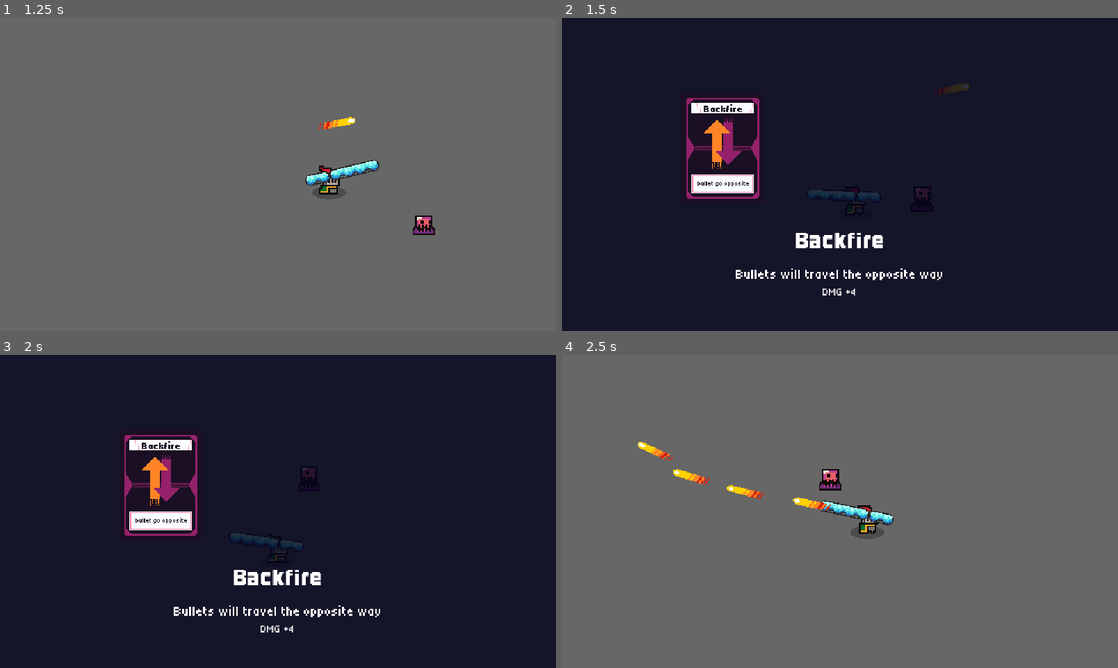
Above: before the commit, frames 1-4 (two rows, left to right).
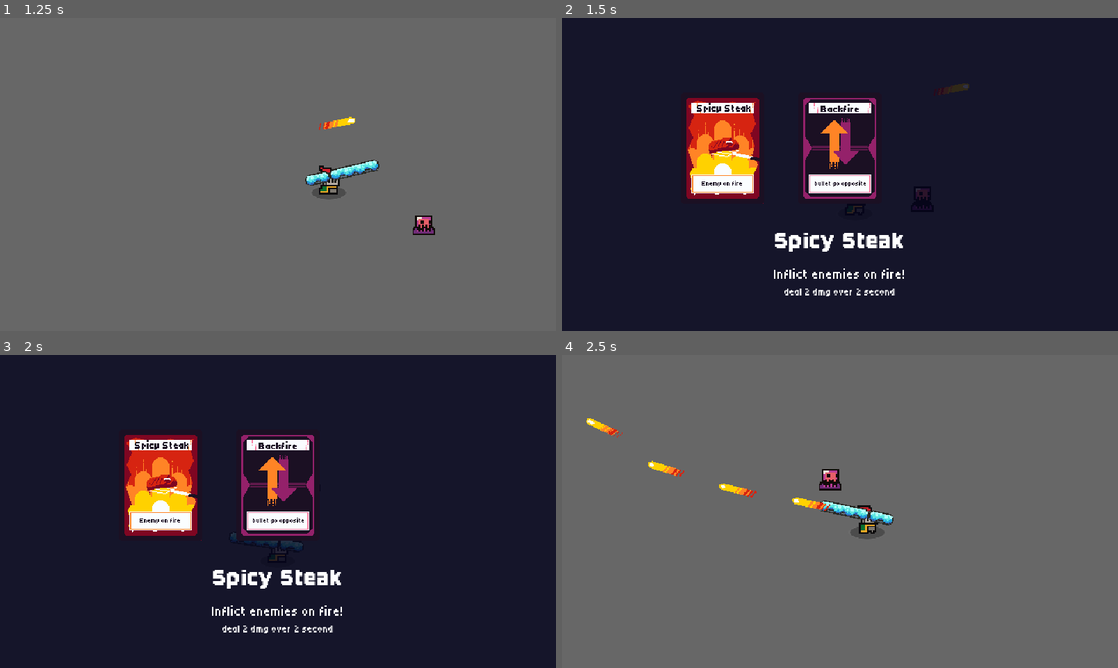
Above: after the commit, the same moments.

Repository: LicoRyte/PSCP--NoIWasTheJudge
Game: Godot game, scene res://Scene/test_scene/guide_test_pc.tscn
The game is run twice, just before and just after one commit, with the same random seed, the same clock (stepped at 60 frames per second) and the same inputs.
Inputs (mouse positions are in pixels of both pictures, inside the frame that each line leads up to):
- Up to frame 1 (1.25 s): move the mouse to (400, 158) at 0.52 s; hold D (Right) from 0.53 s (still down); tap Shift (Dash) at 0.6 s; click (400, 158) at 0.67 s
- Up to frame 2 (1.5 s): move the mouse to (728, 190) at 1.27 s; release D (Right) at 1.28 s; hold S (Down) from 1.28 s (still down); tap P (DevTest) at 1.35 s
- Up to frame 3 (2 s): keep holding S (Down)
- Up to frame 4 (2.5 s): move the mouse to (723, 486) at 2.02 s; release S (Down) at 2.03 s; press the mouse at (723, 486) at 2.03 s; hold D (Right) from 2.03 s (still down)

Frame 1 is identical in both runs. In frame 2, 6.8% of the frame differs, in the area x 22-69%, y 25-89%; in frame 3, 6.8%; in frame 4, 0.7%.

Commit message:
Status Component

Diff:
--- a/Scripts/Base/Effect.gd
+++ b/Scripts/Base/Effect.gd
@@ -6,24 +6,69 @@
 var damage : float
 var effect_name : String
 var tick_value: float
+var duration: float = 0.0
+var defense_decreased : float = 0.0
+var defense_increased : float = 0.0
+var speed_decreased : float = 0.0
+var speed_increased: float = 0.0
+
+var entity: Node2D = null
+var stat : StatComponent = null
+var health : HealthComponent = null
+
 var timer : float = 0.0
-var duration: float = 0.0
+var time_left : float = 0.0
 
-var defense_decreased : float
-var defense_increased : float
+var att = Attack.new()
+var is_active : bool = false
 
-var speed_decreased : float
-var speed_increased: float
+func inflict(target: Node2D, override_duration: float = 0.0):
+	entity = target
+	health = Common.get_component(entity, HealthComponent)
+	stat = Common.get_component(entity, StatComponent)
+	att.damage = damage
 
+	if not is_active:
+		is_active = true
+	timer = 0.0
+	if override_duration:
+		time_left = override_duration
+	else:
+		time_left = duration
 
+func refresh(extended_time: float):
+	time_left = max(time_left, 0.0) + extended_time
+	time_left = clamp(time_left, -1.0, duration)
 
-func effect_update(delta :float):
+func effect_update(delta :float) -> bool:
 	self.duration -= delta
 	self.timer += delta
+	var ticked: bool = false
 	if self.timer >= self.tick_value:
 		self.timer -= self.tick_value
-		return true
-	return false
+		_on_ticked()
+		tick_value = true
+	if self.duration < 0:
+		stop()
+	return tick_value
+
+func stop():
+	entity = null
+	health = null
+	stat = null
+	timer = 0.0
+	time_left = 0.0
+
+func _on_ticked():
+	if health:
+		health.receive_damage(att, true)
 
 func is_expired():
-	return self.duration <= 0
+	return not is_active
+
+"""STAT GETTER"""
+func get_defense_value():
+	return speed_increased - speed_decreased
+
+func get_speed_value():
+	return speed_increased - speed_decreased
--- a/Scripts/Base/HealthComponent.gd
+++ b/Scripts/Base/HealthComponent.gd
@@ -14,11 +14,12 @@
 func receive_damage(attack : Attack, is_magic : bool = false):
 	#var actual_damage = attack.get_damage()
 	var actual_attack = attack.get_damage()
+	print(actual_attack)
 
 	if not is_magic:
-		actual_attack = stat_component.calculate_output(attack)
+		actual_attack = stat_component.calculate_output(attack).get_damage()
 
-	current_health -= actual_attack.get_damage()
+	current_health -= actual_attack
 	print(current_health)
 	if current_health <= 0:
 		if get_parent().has_signal("_object_died"):
--- a/Scripts/Base/StatComponent.gd
+++ b/Scripts/Base/StatComponent.gd
@@ -10,16 +10,26 @@
 @export var base_defense : float
 @export var base_speed : float
 
+var defense_multiplier: float = 1.0
+var speed_multiplier: float = 1.0
+
 func _ready() -> void:
 	status_component = Common.get_component(get_parent(), StatusComponent)
 
+
+func getStatusMultiplier():
+	if not status_component:
+		return
+	var stat = status_component.getMultiplier()
+	defense_multiplier = defense_multiplier + stat["defense"]
+	speed_multiplier = speed_multiplier + stat["speed"]
+	#in format of 1 + stat in which stat start at 0
 
 func calculate_output(attack: Attack):
 	if status_component:
 		status_calculation(attack)
 	else:
 		non_status_calculation(attack)
-
 	return attack
 
 func non_status_calculation(attack : Attack):
--- a/Scripts/Base/StatusComponent.gd
+++ b/Scripts/Base/StatusComponent.gd
@@ -6,11 +6,8 @@
 var current_effect : Dictionary = {
 
 }
-
-
-
-var defense_multiplier: float = 0.0
-var speed_multiplier : float = 0.0
+var output_defense: float = 0.0
+var output_speed: float = 0.0
 
 
 func _ready() -> void:
@@ -25,7 +22,7 @@
 
 func addEffect(effect : Effect):
 	if hasEffect(name):
-		current_effect.get(effect.effect_name).duration = effect.duration
+		current_effect.get(effect.effect_name).duration = effect.refresh(effect.duration)
 	else:
 		current_effect[effect.effect_name] = effect
 
@@ -33,20 +30,22 @@
 	for name in current_effect.keys():
 		var effect: Effect = current_effect[name]
 		if effect.effect_update(delta):
-			print("effect applied")
-			apply_effect_damage(effect)
+			pass
 		if effect.is_expired():
 			remove_effect(name)
-
-func apply_effect_damage(effect: Effect):
-	var att = Attack.new()
-	match effect.effect_name.to_lower():
-		"flame":
-			att.damage = effect.damage
-			entity.receive_damage(att)
 
 func remove_effect(effect_name : String):
 	current_effect.erase(effect_name)
 
-func getMultiplier(effect_name : String):
-	pass
+func getMultiplier():
+	var defense_sum: float = 1.0
+	var speed_sum: float = 1.0
+
+	for eff: Effect in current_effect.values():
+		defense_sum += eff.get_defense_value()
+		speed_sum += eff.get_speed_value()
+
+	return {
+		"defense": defense_sum,
+		"speed": speed_sum
+	}
--- /dev/null
+++ b/Scripts/Card Scripts/NewSpicySteak.gd
@@ -0,0 +1,11 @@
+extends CardResource
+class_name NewSpicySteak
+
+const SPICY_STEAK = preload("uid://cfqk73bfcwysk")
+
+func _init() -> void:
+	_set_name("Spicy Steak")
+	_set_description("Inflict enemies on fire!")
+	_set_stat_name("deal 2 dmg over 2 second")
+	_set_image(SPICY_STEAK)
+	_add_mod(FlameBullet.new())
--- a/Scripts/Gun_scripts/Modifier/FlameBullet.gd
+++ b/Scripts/Gun_scripts/Modifier/FlameBullet.gd
@@ -15,8 +15,12 @@
 	bullet.extra_damage += 2
 
 func on_hit(bullet, target, bullet_attributes):
-	#Append function เข้าไปใน Array ใน bullet.gd
+	var eff = Effect.new()
+	eff.damage = burn_damage
+	eff.tick_value = burn_tick
+	eff.duration = duration
+	eff.inflict(target)
 	bullet_attributes["function"].append(
-		Callable(Damage, "inflict_flame").bind(burn_damage, duration, burn_tick, target)
+		Callable(Damage, "deal_effect").bind(eff , target)
 	)
 	return bullet_attributes
--- a/Scripts/Service_scripts/CardRandomizer.gd
+++ b/Scripts/Service_scripts/CardRandomizer.gd
@@ -11,7 +11,8 @@
 
 var current_card_on_screen = []
 var card_storage = [
-	NewBackfire.new()
+	NewBackfire.new(),
+	NewSpicySteak.new()
 ]
 var blacklist = []
 
@@ -33,8 +34,9 @@
 			_game_continue.emit()
 		sequence_flow.SELECTION:
 			show_card(card_storage)
+			to(sequence_flow.BEFORE_CONTINUE)
 		sequence_flow.BEFORE_CONTINUE:
-			to(sequence_flow.CONTINUE)
+			pass
 
 
 func reward_sequence():
--- a/Scripts/Service_scripts/DamageSystem.gd
+++ b/Scripts/Service_scripts/DamageSystem.gd
@@ -13,7 +13,11 @@
 	if detect_area.has_method("detect_attack"):
 		detect_area.detect_attack(att_pack)
 
-func deal_effect(effect : Effect, detect_area: CollisionShape2D):
+func deal_effect(effect : Effect, body: Node2D):
+	print("pass rental")
+	var detect_area = Common.get_component(body, HitboxComponent)
+	if not detect_area:
+		return
 	if detect_area.has_method("detect_effect"):
 		detect_area.detect_effect(effect)
 
Not shown, added: Scripts/Card Scripts/NewSpicySteak.gd.uid
